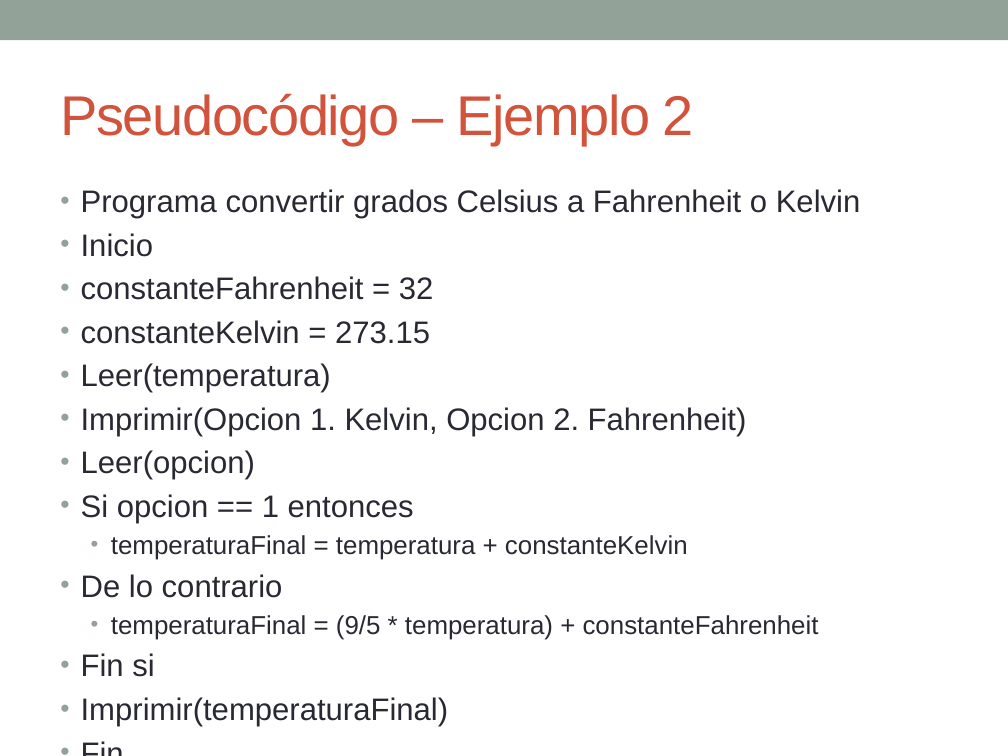
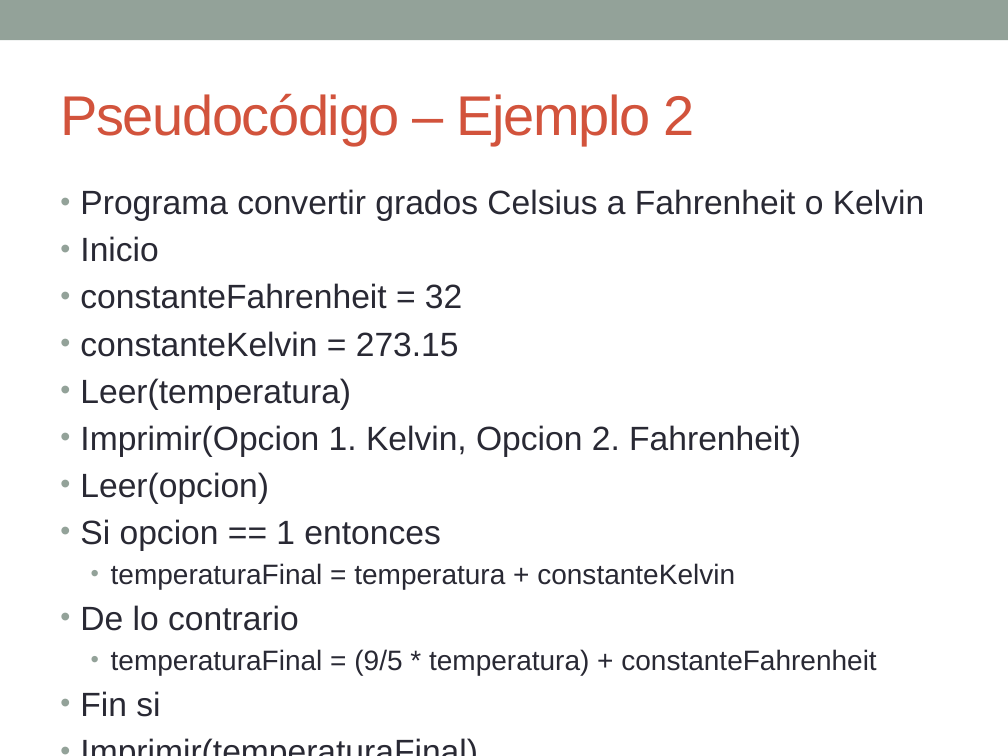
Before and after one commit to esolorzanob/UPI_Introduccion, a slide deck: slide 8 of Semana 4.pptx. Drawn at 1008x756 pixels with LibreOffice and Linux fonts; fonts in the diff are those of the drawing. Boxes give left, top, right and bottom in pixels: in the first picture for what was removed or moved away, otherwise in the second. Text is boxed around its words. In the diff, an @@ line names an element or a change of style, - is before the commit and + after.

```diff
--- a/Semana 4.pptx
+++ b/Semana 4.pptx
@@ text "Programa convertir grados Celsius a ..." at (80, 189, 924, 717): size 22.2 to 24 pt in "Programa convertir grados Celsius a Fahrenheit o ...", "Inicio", "constanteFahrenheit = 32", "constanteKelvin = 273.15" and 8 more places; size 18.5 to 20 pt in "temperaturaFinal = temperatura + constanteKelvin", "temperaturaFinal = (9/5 * temperatura) + constanteFahrenheit" @@
```
Also in this commit, not shown: 7 other slides changed, 1 other file.
